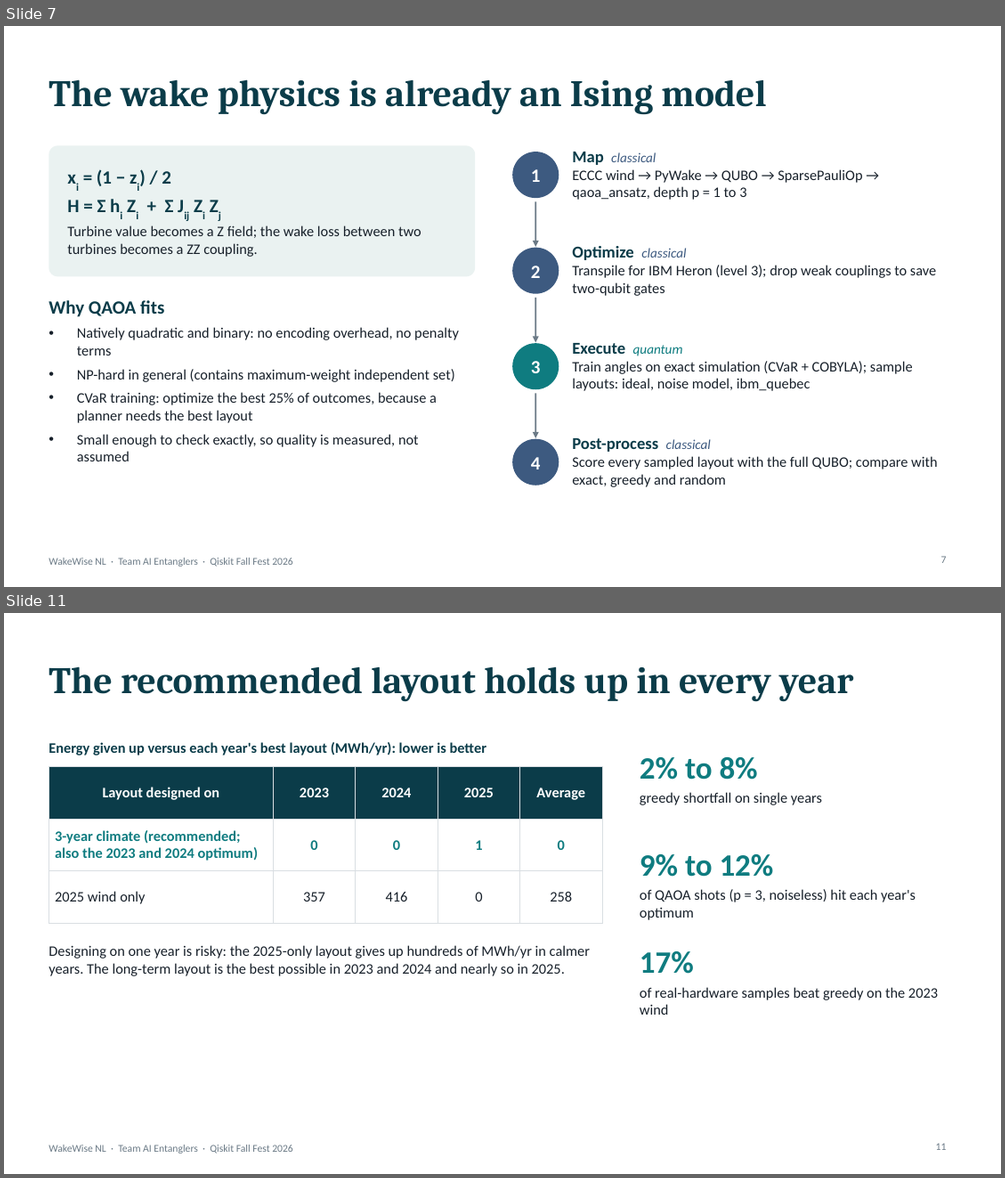
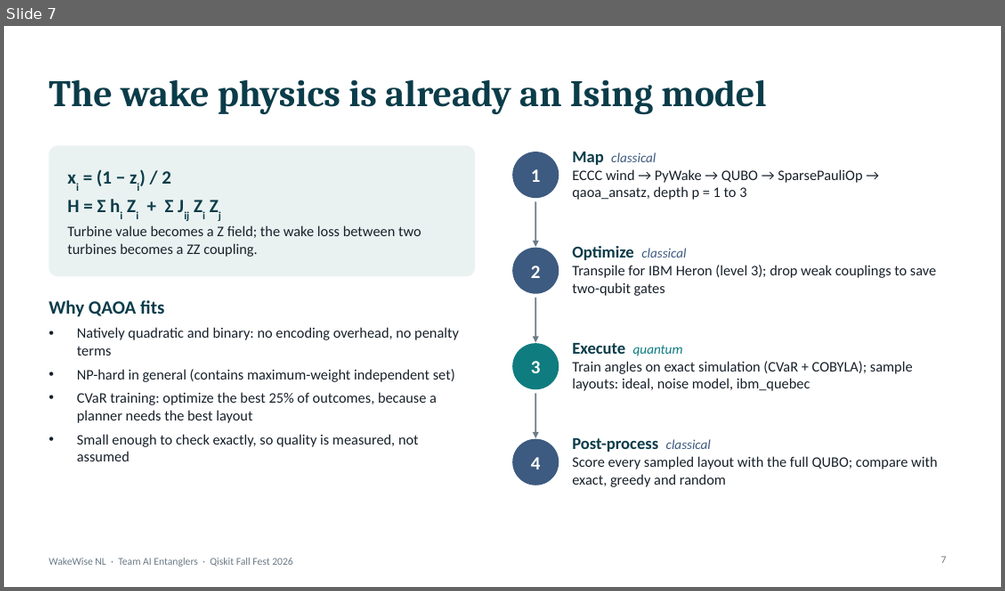
Before and after one commit to mrw-soumik/Qiskit-AI-Entanglers-, a slide deck: slides/WakeWise_NL_AI_Entanglers.pptx. Shown one above the other, each under a label of ours: slides 7 and 11 before the commit, slide 7 after it; the slides between them are not shown. The pictures are 1005x1178 and 1005x591 pixels, drawn with LibreOffice and Linux fonts; fonts in the diff are those of the drawing. Boxes give left, top, right and bottom in pixels: in the first picture for what was removed or moved away, otherwise in the second. Text is boxed around its words. In the diff, an @@ line names an element or a change of style, - is before the commit and + after.

```diff
--- a/slides/WakeWise_NL_AI_Entanglers.pptx
+++ b/slides/WakeWise_NL_AI_Entanglers.pptx
@@ slide 11 removed at bbox=[4, 613, 1001, 1174], background #FFFFFF; not listed: 1 template element that a slide beside it also shows @@
@@ title removed at bbox=[48, 666, 853, 702] @@
-The recommended layout holds up in every year
@@ text removed at bbox=[48, 742, 486, 755] @@
-Energy given up versus each year's best layout (MWh/yr): lower is better
@@ table removed at bbox=[48, 766, 602, 908], 3 rows, 5 columns @@
-Layout designed on | 2023 | 2024 | 2025 | Average
-3-year climate (recommended; also the 2023 and 2024 optimum) | 0 | 0 | 1 | 0
-2025 wind only | 357 | 416 | 0 | 258
@@ text removed at bbox=[639, 757, 758, 779] @@
-2% to 8%
@@ text removed at bbox=[639, 792, 822, 805] @@
-greedy shortfall on single years
@@ text removed at bbox=[639, 854, 774, 876] @@
-9% to 12%
@@ text removed at bbox=[639, 889, 915, 920] @@
-of QAOA shots (p = 3, noiseless) hit each year's optimum
@@ text removed at bbox=[48, 945, 590, 976] @@
-Designing on one year is risky: the 2025-only layout gives up hundreds of MWh/yr in calmer years. The long-term layout is the best possible in 2023 and 2024 and nearly so in 2025.
@@ text removed at bbox=[639, 951, 694, 973] @@
-17%
@@ text removed at bbox=[639, 987, 938, 1014] @@
-of real-hardware samples beat greedy on the 2023 wind
@@ page number removed at bbox=[936, 1143, 947, 1150] @@
-11
```
Also in this commit, not shown: 8 slides changed, 2 slides added, 32 other files.
